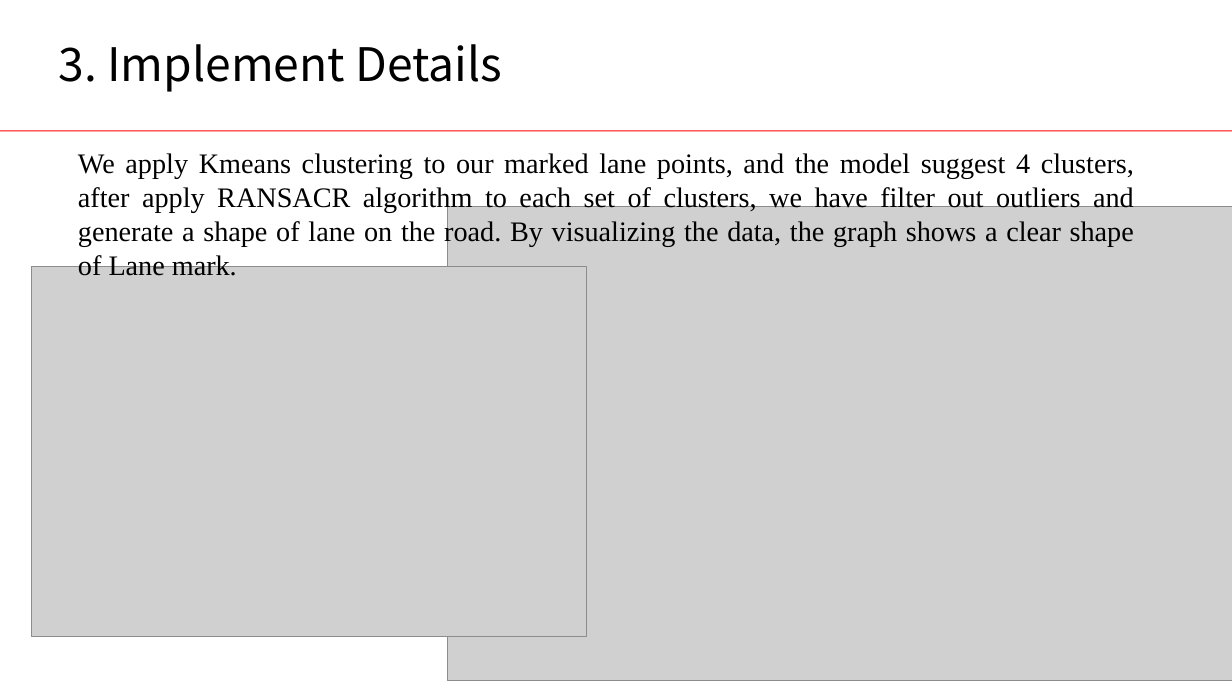
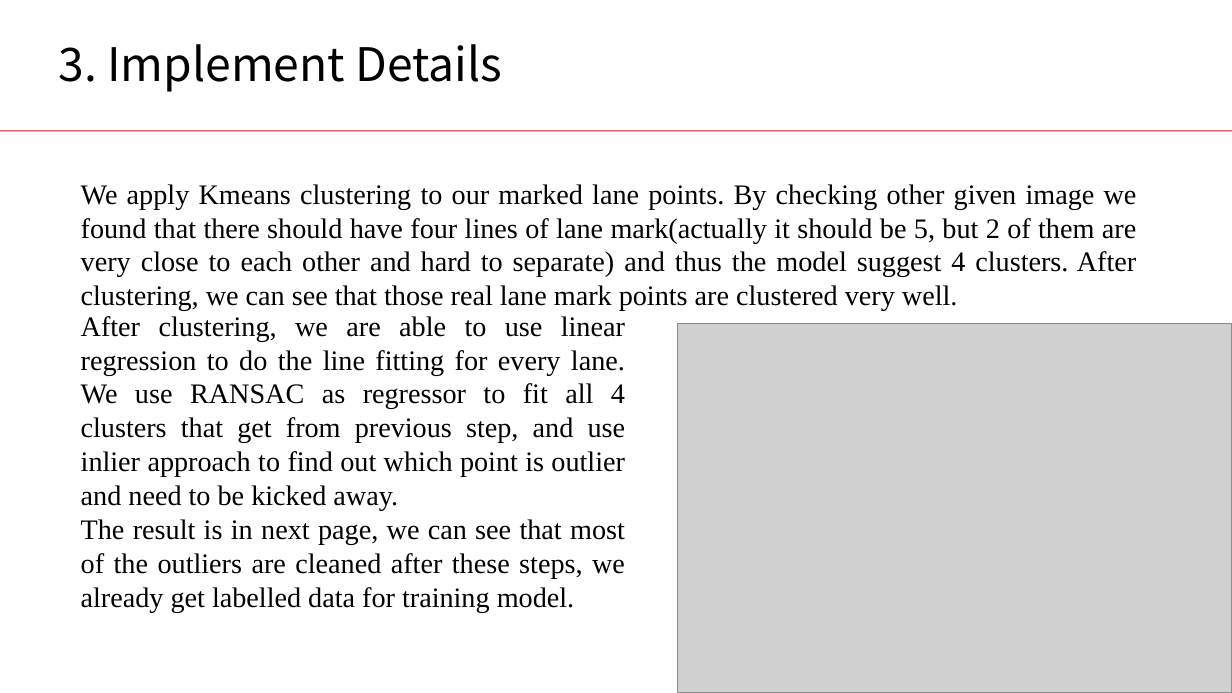
Before and after one commit to jingchengdeng/point_cloud_lane_marking, a slide deck: slide 6 of submission_version/ProjectPresentation.pptx. Drawn at 1232x693 pixels with LibreOffice and Linux fonts; fonts in the diff are those of the drawing; grey boxes stand for pictures; background and template pictures are left out. Boxes give left, top, right and bottom in pixels: in the first picture for what was removed or moved away, otherwise in the second. Text is boxed around its words. In the diff, an @@ line names an element or a change of style, - is before the commit and + after.

```diff
--- a/submission_version/ProjectPresentation.pptx
+++ b/submission_version/ProjectPresentation.pptx
@@ text at [81,184,1137,311]: text changed @@
-We apply Kmeans clustering to our marked lane points, and the model suggest 4 clusters, after apply RANSACR algorithm to each set of clusters, we have filter out outliers and generate a shape of lane on the road. By visualizing the data, the graph shows a clear shape of Lane mark.
+We apply Kmeans clustering to our marked lane points. By checking other given image we found that there should have four lines of lane mark(actually it should be 5, but 2 of them are very close to each other and hard to separate) and thus the model suggest 4 clusters. After clustering, we can see that those real lane mark points are clustered very well.
@@ picture removed at [447,207,1232,680] @@
@@ text added at [81,316,626,612], 22 pt, text #000000 @@
+After clustering, we are able to use linear regression to do the line fitting for every lane. We use RANSAC as regressor to fit all 4 clusters that get from previous step, and use inlier approach to find out which point is outlier and need to be kicked away.
+The result is in next page, we can see that most of the outliers are cleaned after these steps, we already get labelled data for training model.
@@ picture: place and size @@
-picture at [32,267,587,637]
+picture at [677,323,1232,693]
```
Also in this commit, not shown: 7 other slides changed, 3 slides added, 7 other files.
